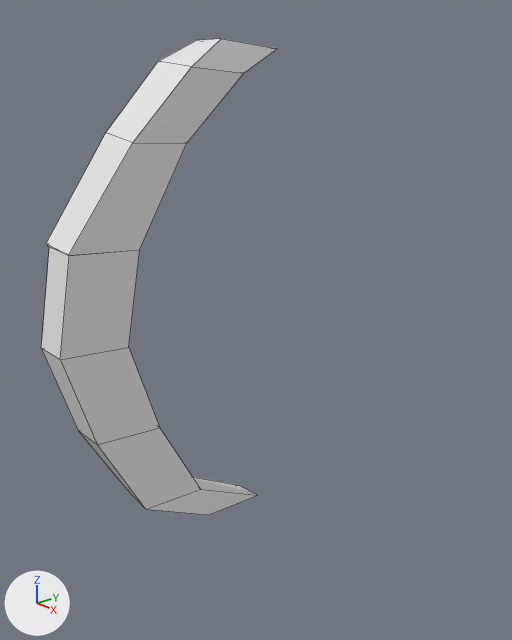
What one commit did to the Blender file assets/Models/RobotBase/habLifter1.blend.
Before and after are seen from a 50 mm lens placed at (5.02, -4.18, 4.25), pointed at (0.95, -0.61, 2.32). The axes (+X, +Y, +Z) are drawn at lower left. The lights are the same throughout. Mesh edges are drawn as thin lines.
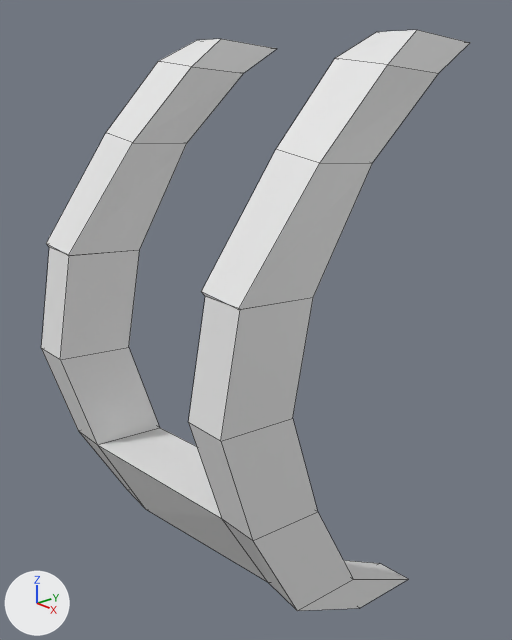
The newer file is also turned or shifted as a whole; pictures and numbers use the older file's frame.

The change, as a diff of the scene's bpy script:
```diff
--- a/assets/Models/RobotBase/habLifter1.blend.py
+++ b/assets/Models/RobotBase/habLifter1.blend.py
@@ me_cube_001 @@
 # used by ob_cube; location = (-0.009, -0.094, 0.071); rotation_euler = (0.0, 1.453, 0.0), in degrees (0, 83, 0)
-me_cube_001.from_pydata(...)  # 36 vertices, 34 faces; spans x -4.38..0.09, y -1.84..0.46, z -0.14..0.7
+me_cube_001.from_pydata(...)  # 72 vertices, 70 faces; spans x -4.38..0.3, y -1.84..0.59, z -0.14..2.54
+# me_cube_001 part 1
+# 1 face is deleted
+# 30 vertices are added at x -4.17..0.3, y -1.71..0.59, z 1.7..2.54
+# 6 new vertices lie (0.04, 0.0, 0.33) away from vertices in x -4.11..-0.9, y -1.71..0.59, z 1.78..2.15
+# 37 new faces join them
```

What differs and where, as boxes [x1, y1, x2, y2] in the pictures (512 x 640 px):
'Cube', reshaped (81% wider, 22% taller)
    before: [41, 39, 277, 515]
    after: [41, 30, 470, 611]
part 1 of me_cube_001, built on
    before: [98, 428, 201, 509]
    after: [98, 30, 470, 611]
